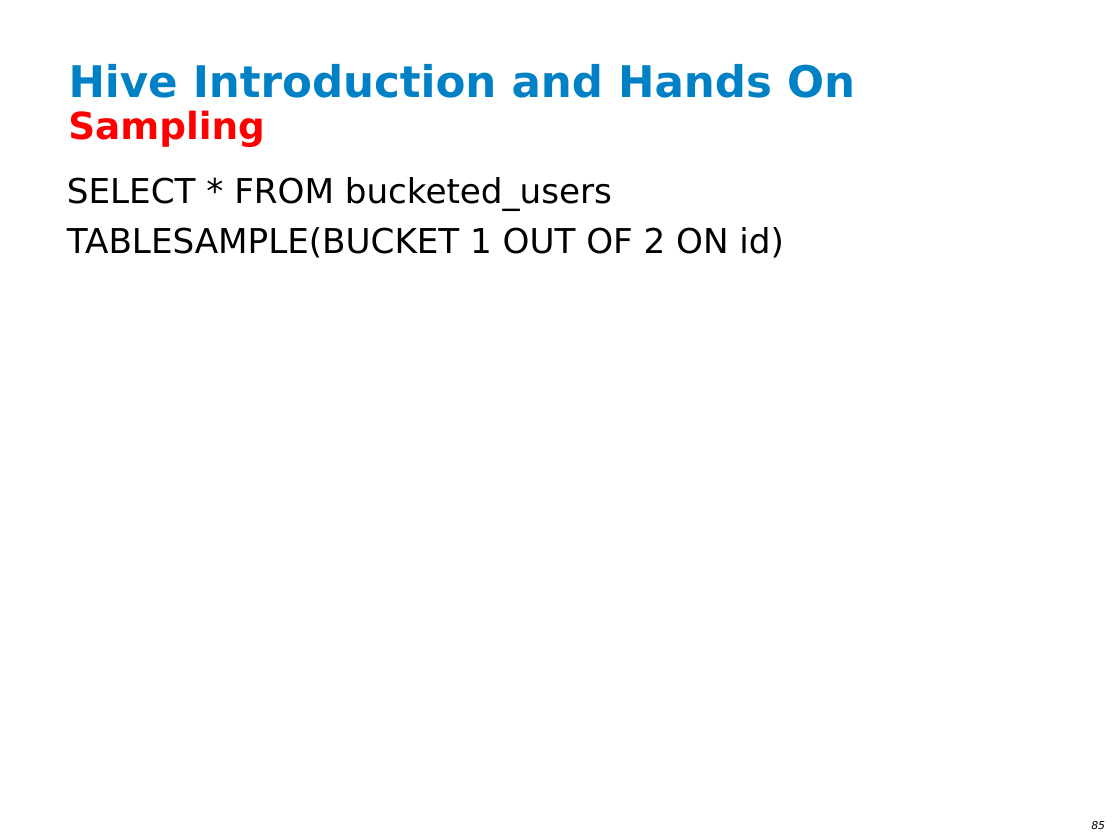
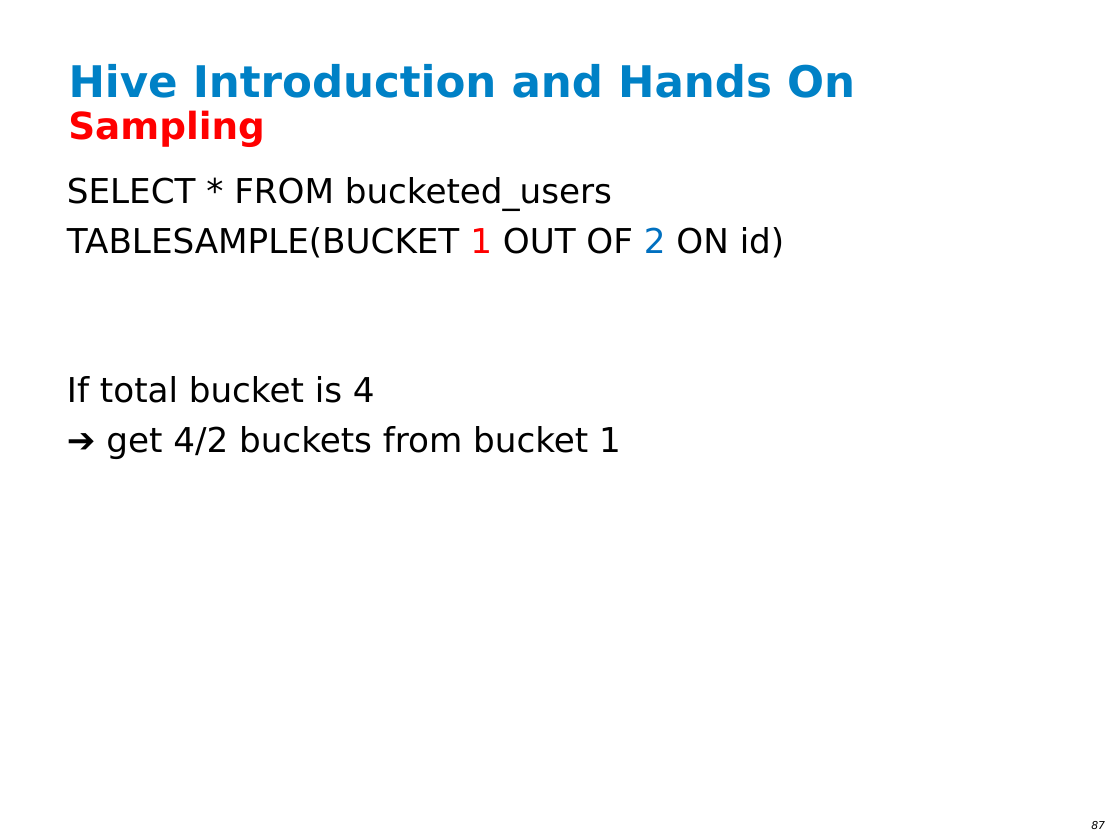
Before and after one commit to ianlin/small-data, a slide deck: slide 87 of training/III_Hadoop_20140607.ppt (slide 85 before the commit). Drawn at 1120x840 pixels with LibreOffice and Linux fonts; fonts in the diff are those of the drawing; background and template pictures are left out. Boxes give left, top, right and bottom in pixels: in the first picture for what was removed or moved away, otherwise in the second. Text is boxed around its words. In the diff, an @@ line names an element or a change of style, - is before the commit and + after.

```diff
--- a/training/III_Hadoop_20140607.ppt
+++ b/training/III_Hadoop_20140607.ppt
@@ text at (67,227,784,258): text colour #000000 to #FF0000 in "1"; text colour #000000 to #0070C0 in "2" @@
@@ text at (67,376,621,459): paragraphs added @@
+If total bucket is 4
+➔ get 4/2 buckets from bucket 1
@@ page number at (1091,821,1105,829): text changed @@
-85
+87
```
Also in this commit, not shown: 3 other slides changed, 2 slides added.
